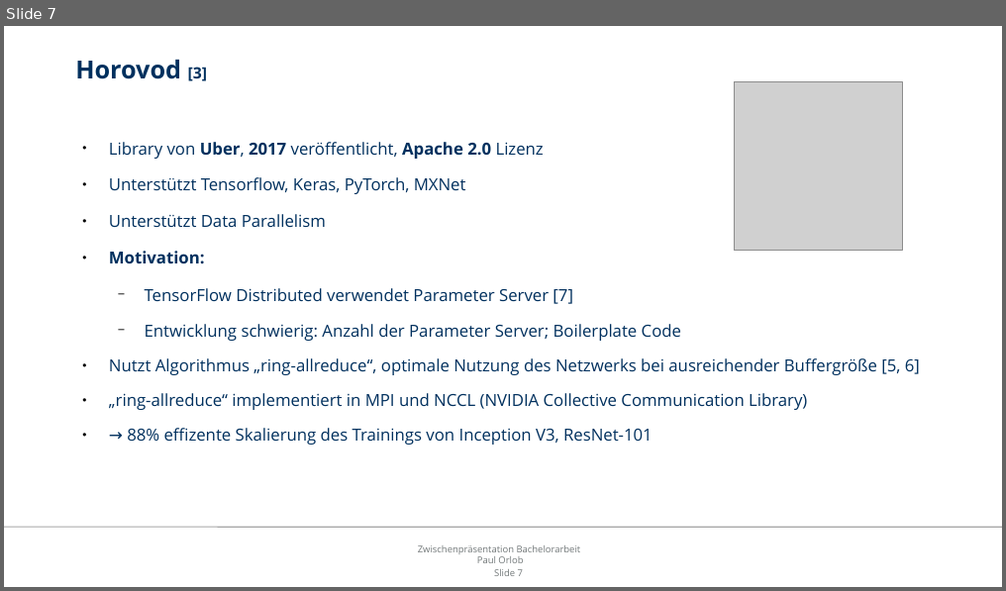
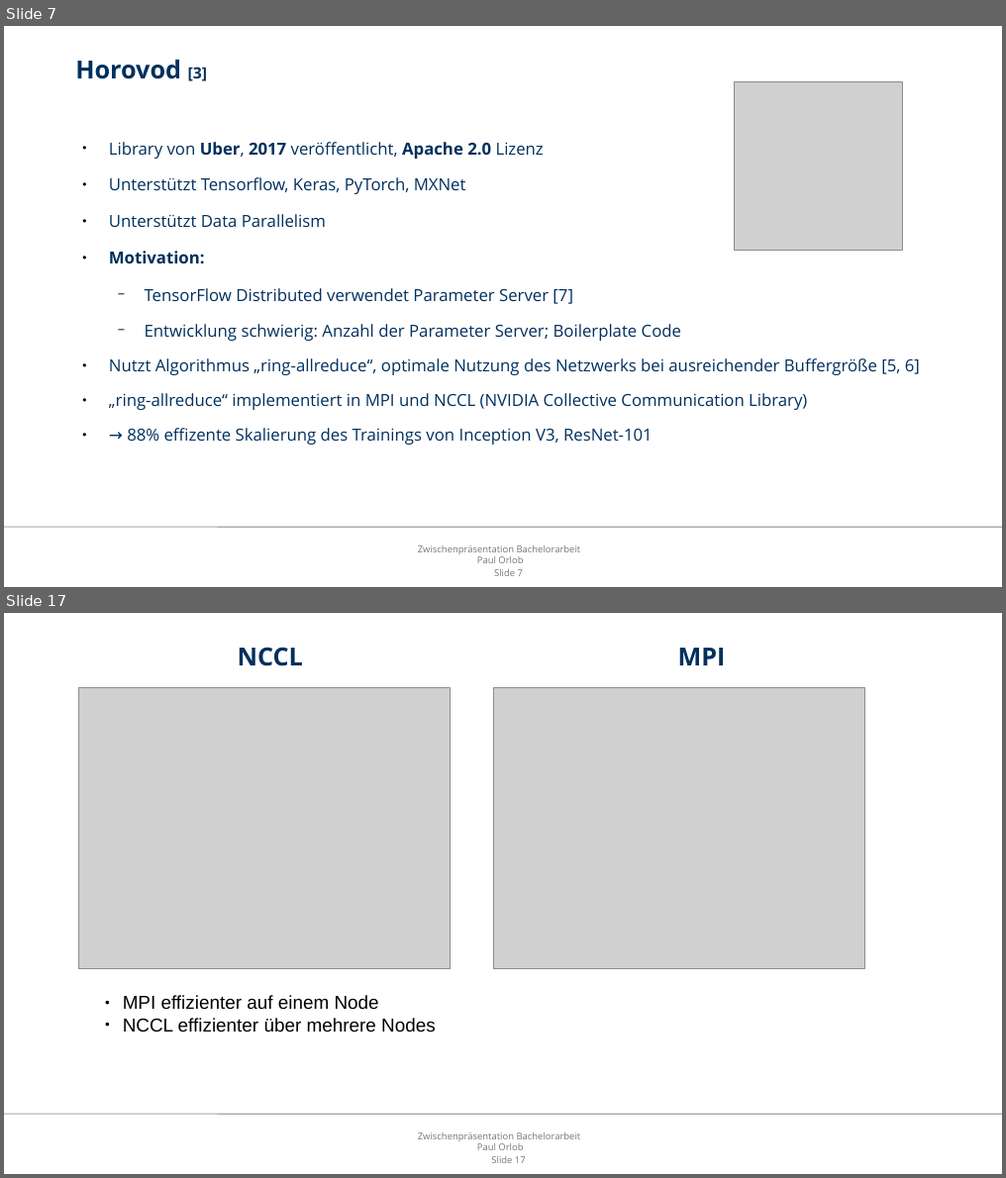
Before and after one commit to orlopau/bachelor-thesis-code, a slide deck: thesis/presentation.odp. Shown one above the other, each under a label of ours: slide 7 before the commit, slides 7 and 17 after it; the slides between them are not shown. The pictures are 1006x591 and 1006x1178 pixels, drawn with LibreOffice and Linux fonts; fonts in the diff are those of the drawing; grey boxes stand for pictures; background and template pictures are left out. Boxes give left, top, right and bottom in pixels: in the first picture for what was removed or moved away, otherwise in the second. Text is boxed around its words. In the diff, an @@ line names an element or a change of style, - is before the commit and + after.

```diff
--- a/thesis/presentation.odp
+++ b/thesis/presentation.odp
@@ slide 17 added at box(4, 613, 1002, 1174), background #FFFFFF; not listed: 3 template elements that a slide beside it also shows @@
@@ title added at box(238, 647, 726, 666), 24 pt, text #00305E, bold @@
+NCCL MPI
@@ picture added at box(79, 688, 450, 968) @@
@@ picture added at box(494, 688, 865, 968) @@
@@ text added at box(123, 995, 436, 1033), 18 pt, text #000000 @@
+● MPI effizienter auf einem Node
+● NCCL effizienter über mehrere Nodes
```
Also in this commit, not shown: 4 slides changed, 20 other slides added, 1 slide removed, 11 other files.
